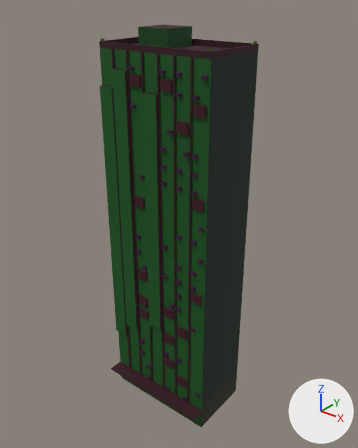
An edit to the glTF model public/assets/buildings/slab_d.glb, drawn before and after from the same camera.
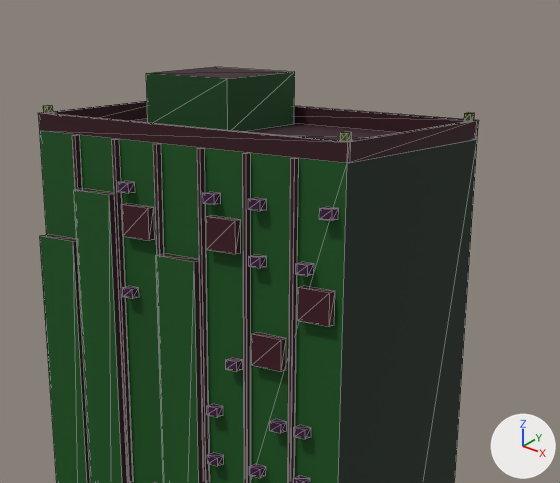
Each version appears first whole from a camera (50 mm lens) standing at (52.8, -65.5, 80.3) and looking at (0.2, 0.2, 39.6), and next in a close-up on the part from 24% to 81% of the width and 0% to 39% of the height. Lighting does not change. The marker at lower right points along +X, +Y and +Z. The older version's two pictures come first. The close-ups show mesh edges as thin lines. Where no turn or scale is listed for an object, it has been applied to the vertices. Vertices at exactly the same position are counted once.

Before the edit, the objects in view are built like this:
```python
me_slab_d = bpy.data.meshes.new('slab_d')
me_slab_d.from_pydata(...)  # 692 vertices, 868 faces; spans x -11.5..11.5, y -7.8..7.8, z -36.9..36.9
me_slab_d.materials.append(mat_m_facade)
ob_slab_d = bpy.data.objects.new('slab_d', me_slab_d)
ob_slab_d.location = (-0.28, -1.4, 36.9)
```
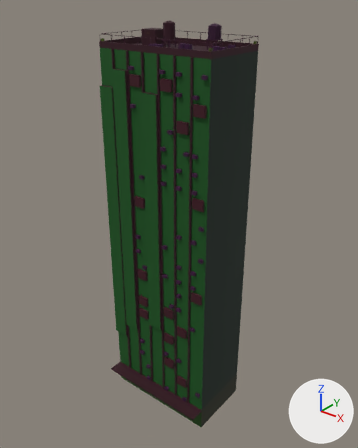
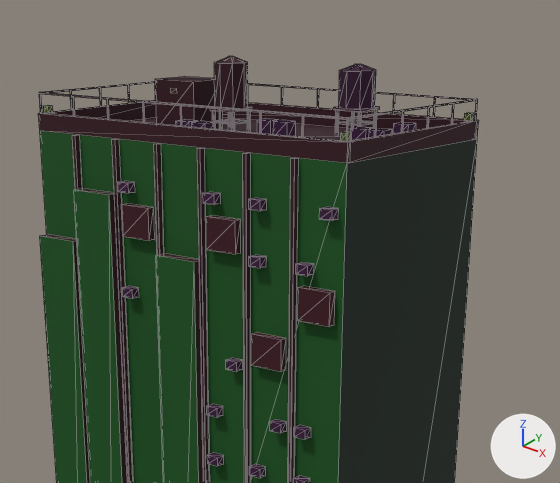
Where the newer file only moved an object's origin or applied its transform, the numbers keep the older frame.

Location of each change, [x1, y1, x2, y2] in pixels of the close-ups (560 x 483 px):
'slab_d', reshaped: before [38, 67, 479, 483]; after [38, 56, 479, 483]
part 1 of me_slab_d, added: after [334, 106, 380, 112]
part 2 of me_slab_d, added: after [175, 119, 196, 127]
part 3 of me_slab_d, added: after [191, 121, 214, 129]
part 4 of me_slab_d, added: after [257, 119, 277, 135]
part 5 of me_slab_d, added: after [273, 120, 295, 137]
part 6 of me_slab_d, added: after [210, 107, 252, 113]
part 7 of me_slab_d, added: after [350, 127, 374, 141]
part 8 of me_slab_d, added: after [368, 128, 392, 138]
part 9 of me_slab_d, added: after [393, 122, 416, 134]
part 10 of me_slab_d, built on: before [150, 67, 289, 79]; after [39, 56, 478, 142]
part 11 of me_slab_d, recoloured: before [146, 72, 295, 132]; after [335, 110, 339, 136]

The change in detail:
me_slab_d is used by ob_slab_d; location (-0.28, -1.4, 36.9).
me_slab_d had 692 vertices, 868 faces and spanned x -11.5..11.5, y -7.8..7.8, z -36.9..36.9.
me_slab_d now has 1172 vertices, 1454 faces and spans x -11.5..11.5, y -7.8..7.8, z -36.9..38.1.
me_slab_d part 1: a new loose piece, a box spanning x 4.28..6.17, y 3.75..5.65, z 35.33..35.48, in mat_m_facade.
me_slab_d part 2: the loose piece of 8 vertices spanning x -7.7..-1.3, y 1.0..7.4, z 33.9..36.9 is copied, and the copy is scaled about its middle by (0.157, 0.125, 0.3), then moved by (2.6, -6.1, -1.0); it spans x -2.5..-1.5, y -2.3..-1.5, z 33.9..34.8.
me_slab_d part 3: the loose piece of 8 vertices spanning x -7.7..-1.3, y 1.0..7.4, z 33.9..36.9 is copied, and the copy is scaled about its middle by (0.157, 0.125, 0.3), then moved by (3.7, -6.1, -1.0); it spans x -1.3..-0.3, y -2.3..-1.5, z 33.9..34.8.
me_slab_d part 4: the loose piece of 8 vertices spanning x -7.7..-1.3, y 1.0..7.4, z 33.9..36.9 is copied, and the copy is scaled about its middle by (0.157, 0.124, 0.3), then moved by (5.8, -2.8, -1.0); it spans x 0.8..1.8, y 1.0..1.8, z 33.9..34.8.
me_slab_d part 5: the loose piece of 8 vertices spanning x -7.7..-1.3, y 1.0..7.4, z 33.9..36.9 is copied, and the copy is scaled about its middle by (0.156, 0.124, 0.3), then moved by (7.1, -2.8, -1.0); it spans x 2.0..3.0, y 1.0..1.8, z 33.9..34.8.
me_slab_d part 6: a new loose piece, a box spanning x -2.25..-0.5, y 0.53..2.27, z 35.15..35.3, in mat_m_facade.
me_slab_d part 7: the loose piece of 8 vertices spanning x 10.9..11.3, y 7.2..7.6, z 34.9..35.3 is copied, and the copy is scaled about its middle by (2.49, 1.99, 2.25), then moved by (-3.2, -6.0, -0.7); it spans x 7.4..8.4, y 1.0..1.8, z 33.9..34.8.
me_slab_d part 8: the loose piece of 8 vertices spanning x 10.9..11.3, y 7.2..7.6, z 34.9..35.3 is copied, and the copy is scaled about its middle by (2.5, 1.99, 2.25), then moved by (-2.0, -6.0, -0.7); it spans x 8.6..9.6, y 1.0..1.8, z 33.9..34.8.
me_slab_d part 9: the loose piece of 8 vertices spanning x 10.9..11.3, y 7.2..7.6, z 34.9..35.3 is copied, and the copy is scaled about its middle by (2.49, 2, 2.25), then moved by (-2.6, -2.7, -0.7); it spans x 8.0..9.0, y 4.3..5.1, z 33.9..34.8.
me_slab_d part 10: 20 vertices moved from x -7.7..-1.3, y 1.0..7.4, z 33.9..36.9 to x -6.2..4.5, y 0.1..4.0, z 33.9..36.7; 336 vertices added at x -10.8..11.4, y -4.9..7.7, z 33.9..38.1.
me_slab_d part 11: 8 kept faces spanning x 4.4..4.5, y 3.8..4.0, z 33.9..35.3 get new vertex colours; the middle colour goes from green #32da5a to pink #ab0095.
Other edits to the shape of me_slab_d do not show in these pictures.
